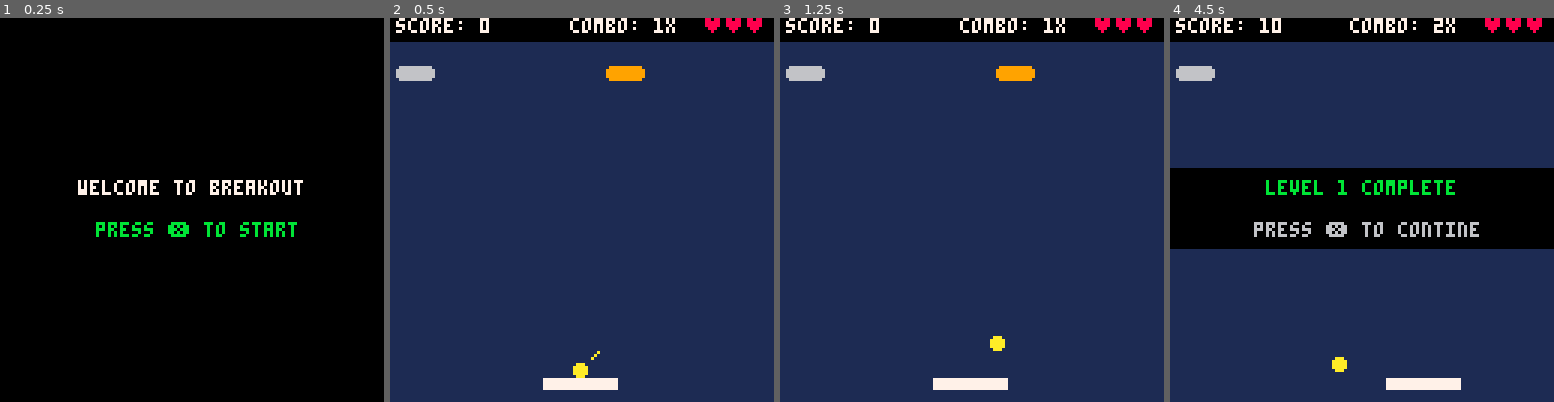
Above: before the commit, frames 1-4 (left to right).
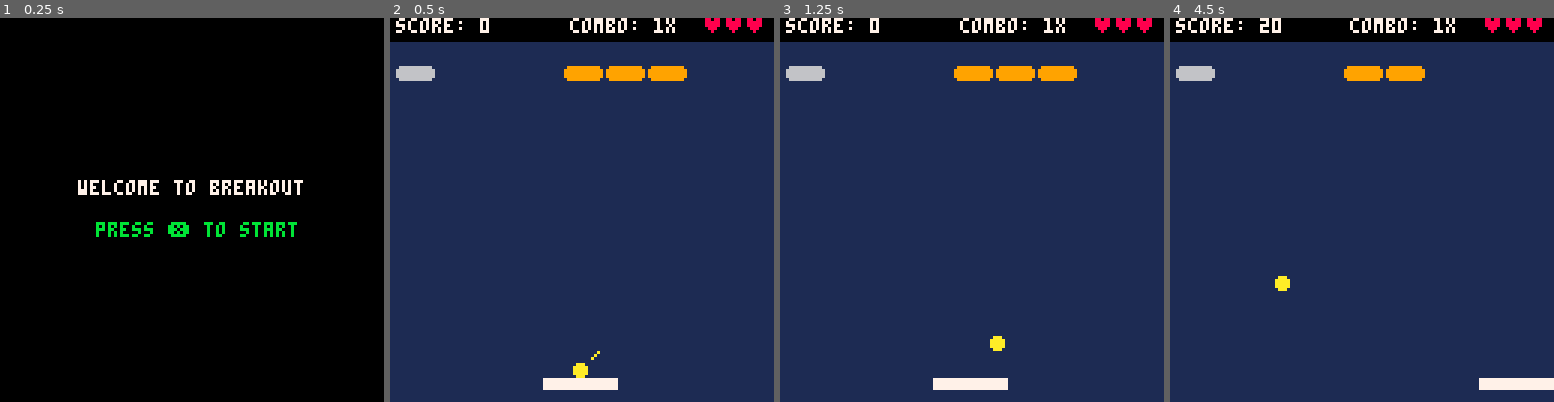
Above: after the commit, the same moments.

Repository: amcolash/pico-8
Game: PICO-8 cartridge breakout.p8
The game is run twice, just before and just after one commit, with the same random seed, the same clock (stepped at 60 frames per second) and the same inputs.
Inputs:
- Up to frame 1 (0.25 s): no input
- Up to frame 2 (0.5 s): tap X (X key) at 0.33 s
- Up to frame 3 (1.25 s): tap O (Z key) at 0.7 s; tap X (X key) at 1.07 s
- Up to frame 4 (4.5 s): hold Right 1.6-2.1 s; tap O (Z key) every 0.4 s from 1.7 to 4.1 s; tap X (X key) at 1.85, 2.97, 4.08 s; hold Right 2.47-3.03 s; hold Left 3.08-3.58 s; hold Right from 4.02 s (still down)

Frame 1 is identical in both runs. In frame 2, 0.7% of the frame differs, in the area x 45-78%, y 12-17%; in frame 3, 0.7%; in frame 4, 23%, in the area x 0-100%, y 0-97%.

Commit message:
Reset explosions and don't add to combo for 'sploders

Diff:
--- a/breakout.p8
+++ b/breakout.p8
@@ -267,7 +267,7 @@
 			-- brick was hit, now figure
 			-- out if we need to bounce
 			-- and in what direction
-			brick_hit(i)
+			brick_hit(i,true)
 			if collided_vertical(prev_y,ball_y,brick_y[i]-ball_r,brick_y[i]+brick_h+ball_r) and not has_bounced then
 					bounce_y()
 			end
@@ -390,6 +390,14 @@
 	update_explosions()
 	if level_complete() then
 		next_level()
+	end
+end
+
+function reset_explosions()
+	for i=1,#brick_s do
+		if brick_s[i] > 9 then
+			brick_s[i] = 8
+		end
 	end
 end
 
@@ -445,7 +453,7 @@
 -- when a brick is hit, play
 -- a sound, increment combo and
 -- increase score
-function brick_hit(i)
+function brick_hit(i,add_combo)
 	if i <=0 or i>num_bricks then return end
 
 	local status=brick_s[i]
@@ -469,7 +477,9 @@
 			end
 
 			score += 10*combo
-			combo += 1
+			if add_combo then
+				combo += 1
+			end
 		end
 	end
 end
@@ -480,14 +490,14 @@
 	sfx(10)
 
 	-- hit surrounding bricks
-	brick_hit(i-num_columns-1)
-	brick_hit(i-num_columns)
-	brick_hit(i-num_columns+1)
-	brick_hit(i-1)
-	brick_hit(i+1)
-	brick_hit(i+num_columns-1)
-	brick_hit(i+num_columns)
-	brick_hit(i+num_columns+1)
+	brick_hit(i-num_columns-1,false)
+	brick_hit(i-num_columns,false)
+	brick_hit(i-num_columns+1,false)
+	brick_hit(i-1,false)
+	brick_hit(i+1,false)
+	brick_hit(i+num_columns-1,false)
+	brick_hit(i+num_columns,false)
+	brick_hit(i+num_columns+1,false)
 end
 
 -- let the magic happen
@@ -524,7 +534,7 @@
 -- i.e "b5/" -> 5 blocks, 4 empty, repeated each row
 -- "b2e2x" -> 2 blocks, 2 empty, rest of level empty
 
-l1="ie4xz"
+l1="ie3xxxz"
 --l1="e4ib3/e4im3/e4ibx/e4in2/e4ib2z"
 --l2="b3e3b3/b4e3b2/b5e3b/b6/b7/b8/"
 --l3="be"
